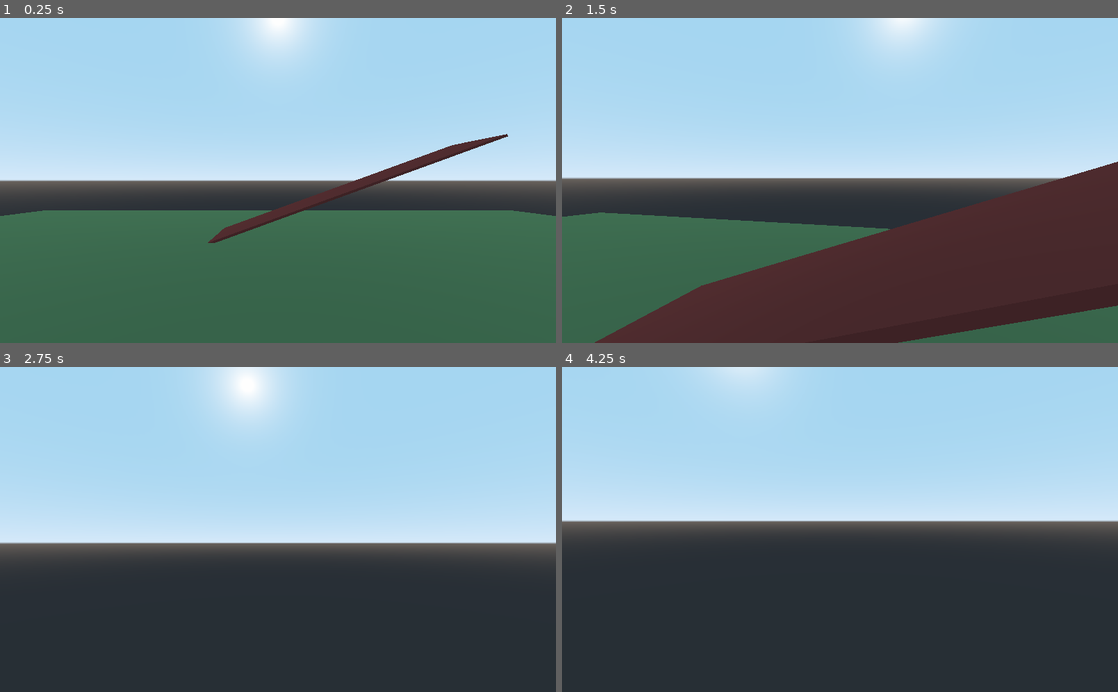
Above: before the commit, frames 1-4 (two rows, left to right).
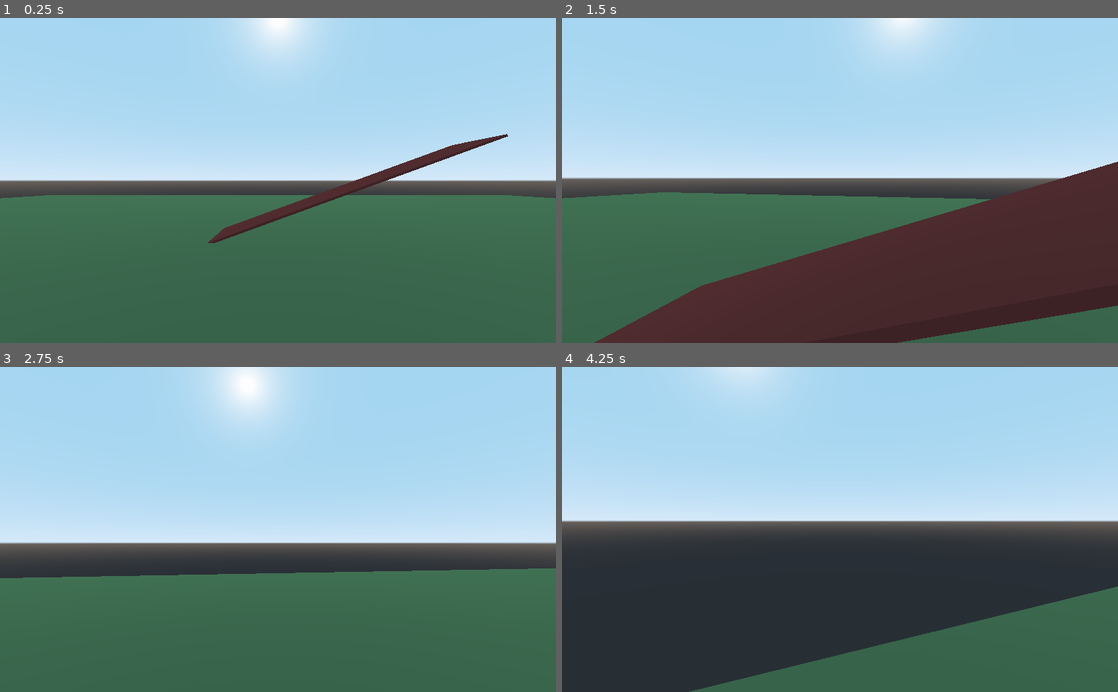
Above: after the commit, the same moments.

Repository: missinglinks/godot_first_person_controller
Game: Godot game, scene res://World.tscn
Two runs of this game, one before a commit and one after it. Both use one fixed random seed, a clock stepped at 60 frames per second and the inputs below.
Inputs (mouse positions are in pixels of both pictures, inside the frame that each line leads up to):
- Up to frame 1 (0.25 s): no input
- Up to frame 2 (1.5 s): tap Enter at 0.5 s; move the mouse to (867, 180) at 0.52 s; hold W (move_forward) from 0.53 s (still down); click (867, 180) at 0.6 s; tap Space (move_jump) at 0.77 s; move the mouse to (812, 180) at 1.27 s; click (812, 180) at 1.35 s
- Up to frame 3 (2.75 s): keep holding W (move_forward); tap Space (move_jump) at 1.52 s; move the mouse to (289, 523) at 2.02 s; click (289, 523) at 2.1 s
- Up to frame 4 (4.25 s): keep holding W (move_forward); move the mouse to (834, 536) at 2.77 s; click (834, 536) at 2.85 s; tap Space (move_jump) at 3.02, 3.77 s; move the mouse to (878, 532) at 3.52 s; click (878, 532) at 3.6 s

The runs differ from the first frame. In frame 1, 4.5% of the frame differs, in the area x 0-100%, y 54-61%; in frame 2, 5.5%; in frame 3, 37%, in the area x 0-100%, y 61-100%; in frame 4, 13%.

Commit message:
pick up objects added

Diff:
--- a/Objects/Box.tscn
+++ b/Objects/Box.tscn
@@ -1,4 +1,6 @@
-[gd_scene load_steps=4 format=2]
+[gd_scene load_steps=5 format=2]
+
+[ext_resource path="res://Systems/PickUpObject/PickUpObject.gd" type="Script" id=1]
 
 [sub_resource type="BoxShape" id=1]
 extents = Vector3( 0.5, 0.5, 0.5 )
@@ -12,6 +14,10 @@
 
 [node name="Box" type="RigidBody"]
 transform = Transform( 1, 0, 0, 0, 1, 0, 0, 0, 1, 0, 1, 5 )
+collision_layer = 4
+collision_mask = 5
+continuous_cd = true
+script = ExtResource( 1 )
 
 [node name="CollisionShape" type="CollisionShape" parent="."]
 shape = SubResource( 1 )
--- a/Player/Player.gd
+++ b/Player/Player.gd
@@ -21,11 +21,14 @@
 onready var camera: Camera = $Head/Camera
 onready var head: Spatial = $Head
 onready var leg_ray: RayCast = $LegRayCast
+onready var interaction_ray: RayCast = $Head/Camera/InteractionRayCast
+onready var carry_object_pos: Position3D = $Head/Camera/CarryObjectPosition
 
 # use this variable instead of the is_on_floor() function
 # to prevent sliding from slopes:
 var is_on_floor: bool = false
 
+var carry_object: PickUpObject = null
 
 func _ready() -> void:
 	state = States.WALK
@@ -44,10 +47,12 @@
 			pitch += delta
 
 
+func _process(delta: float) -> void:
+	check_floor()
+	carry_object()
+
+
 func _physics_process(delta: float) -> void:
-
-	check_floor()
-
 	match state:
 		States.WALK:
 			walk(delta)
@@ -55,10 +60,25 @@
 			fly(delta)
 
 
+func carry_object() -> void:
+	if not carry_object:
+		if interaction_ray.is_colliding() and Input.is_action_just_pressed("mouse_action"):
+			var obj: Object = interaction_ray.get_collider()
+			if obj is PickUpObject:
+				carry_object = obj
+				carry_object.pick_up(self)
+
+
+	else:
+		if Input.is_action_just_pressed("mouse_action"):
+			carry_object.release()
+			carry_object = null
+
+
 """
 Checks if player is on ground
 """
-func check_floor():
+func check_floor() -> void:
 	if leg_ray.is_colliding():
 		var obj: Object = leg_ray.get_collider()
 		is_on_floor = true
--- a/Player/Player.tscn
+++ b/Player/Player.tscn
@@ -11,10 +11,11 @@
 mid_height = 1.8
 
 [node name="Player" type="KinematicBody"]
+collision_layer = 2
+collision_mask = 3
 script = ExtResource( 1 )
 
 [node name="CollisionShape" type="CollisionShape" parent="."]
-editor/display_folded = true
 transform = Transform( 1, 0, 0, 0, -4.37114e-008, -1, 0, 1, -4.37114e-008, 0, 0, 0 )
 shape = SubResource( 1 )
 
@@ -23,12 +24,20 @@
 material/0 = null
 
 [node name="Head" type="Spatial" parent="."]
-editor/display_folded = true
 transform = Transform( 1, 0, 0, 0, 1, 0, 0, 0, 1, 0, 1.12158, 0 )
 
 [node name="Camera" type="Camera" parent="Head"]
 current = true
 
+[node name="InteractionRayCast" type="RayCast" parent="Head/Camera"]
+transform = Transform( 1, 0, 0, 0, -4.37114e-008, -1, 0, 1, -4.37114e-008, 0, -0.12158, 0 )
+enabled = true
+cast_to = Vector3( 0, -2.3, 0 )
+collision_mask = 4
+
+[node name="CarryObjectPosition" type="Position3D" parent="Head/Camera"]
+transform = Transform( 1, 0, 0, 0, -4.37114e-008, -1, 0, 1, -4.37114e-008, 0, -0.514771, -2.00903 )
+
 [node name="LegRayCast" type="RayCast" parent="."]
 transform = Transform( 1, 0, 0, 0, 1, 0, 0, 0, 1, 0, -0.946086, 0 )
 enabled = true
--- /dev/null
+++ b/Systems/PickUpObject/PickUpObject.gd
@@ -0,0 +1,23 @@
+extends RigidBody
+
+class_name PickUpObject
+
+var host: KinematicBody
+var original_parent: Node
+
+
+func _ready():
+	original_parent = get_parent()
+
+func pick_up(host: KinematicBody) -> void:
+	original_parent.remove_child(self)
+	host.camera.add_child(self)
+	global_transform = host.carry_object_pos.global_transform
+
+func release() -> void:
+	var current_global_transform = global_transform
+	get_parent().remove_child(self)
+	original_parent.add_child(self)
+	global_transform = current_global_transform
+	linear_velocity = Vector3.ZERO
+	angular_velocity = Vector3.ZERO
--- a/World.tscn
+++ b/World.tscn
@@ -5,13 +5,13 @@
 [ext_resource path="res://Objects/Box.tscn" type="PackedScene" id=3]
 
 [sub_resource type="PlaneMesh" id=1]
-size = Vector2( 40, 40 )
+size = Vector2( 80, 80 )
 
 [sub_resource type="SpatialMaterial" id=2]
 albedo_color = Color( 0.172549, 0.313726, 0.203922, 1 )
 
-[sub_resource type="ConvexPolygonShape" id=3]
-points = PoolVector3Array( 20, 0, 20, -20, 0, 20, 20, 0, -20, -20, 0, -20 )
+[sub_resource type="ConvexPolygonShape" id=7]
+points = PoolVector3Array( 40, 0, 40, -40, 0, 40, 40, 0, -40, -40, 0, -40 )
 
 [sub_resource type="CubeMesh" id=4]
 size = Vector3( 20, 0.1, 3 )
@@ -29,32 +29,29 @@
 transform = Transform( 1, 0, 0, 0, 1, 0, 0, 0, 1, 0, 3.13764, 0 )
 
 [node name="Ground" type="MeshInstance" parent="."]
-editor/display_folded = true
 mesh = SubResource( 1 )
 material/0 = SubResource( 2 )
 
-[node name="StaticBody2" type="StaticBody" parent="Ground"]
+[node name="StaticBody" type="StaticBody" parent="Ground"]
+collision_mask = 7
 
-[node name="CollisionShape" type="CollisionShape" parent="Ground/StaticBody2"]
-shape = SubResource( 3 )
+[node name="CollisionShape" type="CollisionShape" parent="Ground/StaticBody"]
+shape = SubResource( 7 )
 
 [node name="DirectionalLight" type="DirectionalLight" parent="."]
 transform = Transform( 1, 0, 0, 0, 0.642788, 0.766044, 0, -0.766044, 0.642788, 16, 6, 0 )
 
 [node name="Ramp" type="MeshInstance" parent="."]
-editor/display_folded = true
 transform = Transform( 0.939692, -0.34202, 0, 0.34202, 0.939692, 0, 0, 0, 1, 0, 1, -11 )
 mesh = SubResource( 4 )
 material/0 = SubResource( 5 )
 
 [node name="StaticBody" type="StaticBody" parent="Ramp"]
+collision_mask = 7
 
 [node name="CollisionShape" type="CollisionShape" parent="Ramp/StaticBody"]
 shape = SubResource( 6 )
 
 [node name="Box" parent="." instance=ExtResource( 3 )]
-
-[node name="Box2" parent="." instance=ExtResource( 3 )]
-transform = Transform( 1, 0, 0, 0, 1, 0, 0, 0, 1, -0.0453234, 2.23115, 5.19368 )
-mass = 2.0
-gravity_scale = 2.0
+transform = Transform( 1, 0, 0, 0, 1, 0, 0, 0, 1, 0, 1, 6.91045 )
+collision_mask = 8
--- a/project.godot
+++ b/project.godot
@@ -8,9 +8,14 @@
 
 config_version=4
 
-_global_script_classes=[  ]
+_global_script_classes=[ {
+"base": "RigidBody",
+"class": "PickUpObject",
+"language": "GDScript",
+"path": "res://Systems/PickUpObject/PickUpObject.gd"
+} ]
 _global_script_class_icons={
-
+"PickUpObject": ""
 }
 
 [application]
@@ -46,6 +51,17 @@
 "events": [ Object(InputEventKey,"resource_local_to_scene":false,"resource_name":"","device":0,"alt":false,"shift":false,"control":false,"meta":false,"command":false,"pressed":false,"scancode":32,"unicode":0,"echo":false,"script":null)
  ]
 }
+mouse_action={
+"deadzone": 0.5,
+"events": [ Object(InputEventMouseButton,"resource_local_to_scene":false,"resource_name":"","device":0,"alt":false,"shift":false,"control":false,"meta":false,"command":false,"button_mask":0,"position":Vector2( 0, 0 ),"global_position":Vector2( 0, 0 ),"factor":1.0,"button_index":1,"pressed":false,"doubleclick":false,"script":null)
+ ]
+}
+
+[layer_names]
+
+3d_physics/layer_1="Player"
+3d_physics/layer_2="Environment"
+3d_physics/layer_3="Objects"
 
 [rendering]
 
